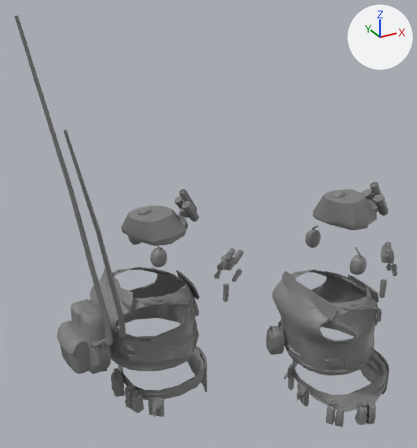
An edit to the glTF model art/parts/inf_kit/demo_squad.glb, drawn before and after from the same camera.
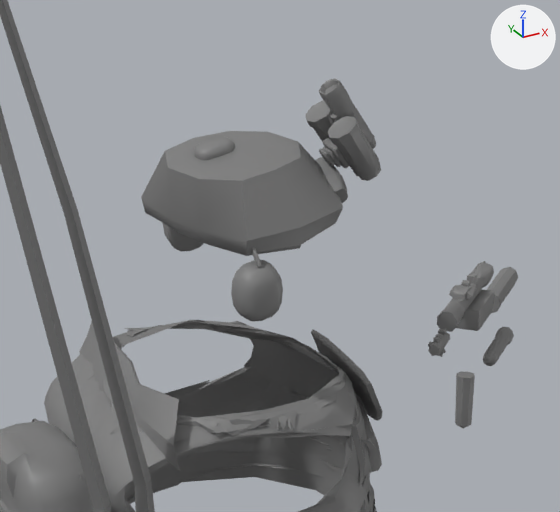
The first picture shows the older version from a 50 mm lens placed at (-1.34, -1.84, 2.71), pointed at (-0.2, 0.24, 1.67). The close-ups show the older and then the newer version on the part from 18% to 62% of the width and 36% to 74% of the height of that picture. Only the edits that show in the close-ups are written down. Arrows for +X, +Y and +Z are at upper right; the lights stay in place. Vertices at exactly the same position are counted once.

In view in the first close-up: 'kit_armour_1_carrier_demo_b', 'kit_armour_1_helmet_cover_demo_b', 'kit_armour_2_throat_demo_b', 'kit_armour_3_yoke_demo_b', 'kit_firepower_1_foregrip_demo_b', 'kit_firepower_2_lpvo_demo_b', 'kit_firepower_2_weapon_light_demo_b', 'kit_sensors_1_headset_L_demo_b', 'kit_sensors_2_nvg_mono_demo_b', 'kit_sensors_2_whip_short_demo_b', 'kit_sensors_3_nvg_bino_demo_b', 'kit_sensors_3_radio_pack_demo_b', 'kit_sensors_3_whip_long_demo_b' and 6 more.
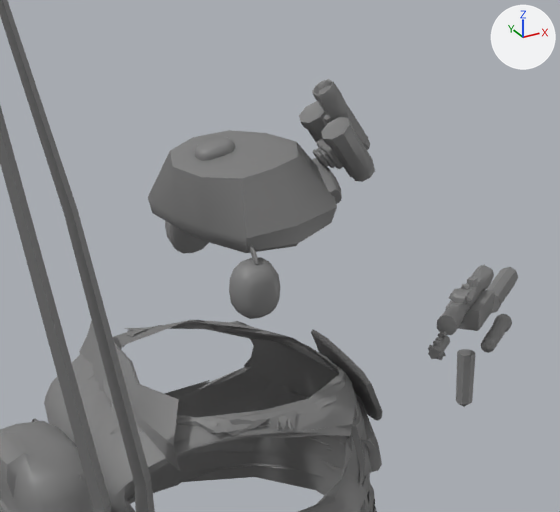
What differs and where, as boxes (x1, y1, x2, y2) in the close-ups (560 x 512 px):
'kit_armour_1_helmet_cover_demo_b', reshaped (6% narrower)
    before: (141, 131, 343, 256)
    after: (148, 130, 337, 253)
'kit_sensors_3_nvg_bino_demo_b', moved
    before: (305, 100, 381, 181)
    after: (299, 101, 375, 182)
'kit_sensors_1_headset_L_demo_b', moved
    before: (231, 247, 283, 322)
    after: (229, 244, 280, 319)
'kit_sensors_2_nvg_mono_demo_b', moved
    before: (319, 78, 376, 166)
    after: (312, 79, 370, 167)
'kit_firepower_2_lpvo_demo_b', moved
    before: (437, 261, 494, 332)
    after: (437, 264, 494, 335)
'kit_firepower_1_foregrip_demo_b', reshaped
    before: (455, 371, 475, 428)
    after: (456, 349, 475, 407)
'kit_firepower_2_weapon_light_demo_b', moved
    before: (483, 327, 514, 366)
    after: (481, 314, 512, 353)
part 2 of me_kit_firepower_1_foregrip_demo_b, deleted
    before: (455, 371, 475, 428)
part 3 of me_kit_firepower_1_foregrip_demo_b, added
    after: (456, 349, 475, 407)

Patch to the scene script:
```diff
--- a/art/parts/inf_kit/demo_squad.glb.py
+++ b/art/parts/inf_kit/demo_squad.glb.py
@@ me_kit_armour_1_helmet_cover_demo_b @@
-me_kit_armour_1_helmet_cover_demo_b.from_pydata(...)  # 38 vertices, 62 faces; spans x -0.542..-0.269, y 0.221..0.476, z 1.622..1.746
+me_kit_armour_1_helmet_cover_demo_b.from_pydata(...)  # 38 vertices, 62 faces; spans x -0.534..-0.275, y 0.228..0.471, z 1.622..1.746
+# me_kit_armour_1_helmet_cover_demo_b part 1: 38 of 38 vertices moved; they spanned x -0.542..-0.269, y 0.221..0.476, z 1.622..1.746 and now span x -0.534..-0.275, y 0.228..0.471, z 1.622..1.746; mean shift (0.002, -0.002, 0.0)
 me_kit_armour_1_helmet_cover_demo_b.materials.append(mat_kit_stub)
@@ me_kit_firepower_1_foregrip_demo_b @@
-me_kit_firepower_1_foregrip_demo_b.from_pydata(...)  # 17 vertices, 30 faces; spans x 0.0031..0.042, y 0.4321..0.4712, z 1.0898..1.191
+me_kit_firepower_1_foregrip_demo_b.from_pydata(...)  # 17 vertices, 30 faces; spans x 0.0066..0.0455, y 0.4365..0.4756, z 1.1301..1.2313
+# me_kit_firepower_1_foregrip_demo_b part 2: 17 vertices removed from x 0.0031..0.042, y 0.4321..0.4712, z 1.0898..1.191
+# me_kit_firepower_1_foregrip_demo_b part 3: 17 vertices added at x 0.0066..0.0455, y 0.4365..0.4756, z 1.1301..1.2313
 me_kit_firepower_1_foregrip_demo_b.materials.append(mat_kit_stub)
@@ me_kit_firepower_2_lpvo_demo_b @@
-me_kit_firepower_2_lpvo_demo_b.from_pydata(...)  # 163 vertices, 326 faces; spans x -0.084..0.124, y 0.34..0.553, z 1.308..1.381
+me_kit_firepower_2_lpvo_demo_b.from_pydata(...)  # 163 vertices, 326 faces; spans x -0.084..0.124, y 0.34..0.552, z 1.302..1.375
+# me_kit_firepower_2_lpvo_demo_b part 4: the whole mesh is moved by (-0.001, -0.001, -0.006)
 me_kit_firepower_2_lpvo_demo_b.materials.append(mat_kit_stub)
@@ me_kit_firepower_2_weapon_light_demo_b @@
-me_kit_firepower_2_weapon_light_demo_b.from_pydata(...)  # 110 vertices, 216 faces; spans x 0.0267..0.1362, y 0.3865..0.4976, z 1.2135..1.2556
+me_kit_firepower_2_weapon_light_demo_b.from_pydata(...)  # 110 vertices, 216 faces; spans x 0.0259..0.1353, y 0.3918..0.5029, z 1.2366..1.2788
+# me_kit_firepower_2_weapon_light_demo_b part 5: the whole mesh is moved by (-0.0009, 0.0053, 0.0231)
 me_kit_firepower_2_weapon_light_demo_b.materials.append(mat_kit_stub)
@@ me_kit_sensors_1_headset_l_demo_b @@
-me_kit_sensors_1_headset_l_demo_b.from_pydata(...)  # 144 vertices, 280 faces; spans x -0.4919..-0.4219, y 0.1893..0.2452, z 1.531..1.6499
+me_kit_sensors_1_headset_l_demo_b.from_pydata(...)  # 144 vertices, 280 faces; spans x -0.4915..-0.4215, y 0.1984..0.2543, z 1.531..1.6499
+# me_kit_sensors_1_headset_l_demo_b part 6: the whole mesh is moved by (0.0005, 0.0091, 0.0)
 me_kit_sensors_1_headset_l_demo_b.materials.append(mat_kit_stub)
@@ me_kit_sensors_2_nvg_mono_demo_b @@
-me_kit_sensors_2_nvg_mono_demo_b.from_pydata(...)  # 180 vertices, 348 faces; spans x -0.296..-0.208, y 0.3158..0.3549, z 1.6878..1.8173
+me_kit_sensors_2_nvg_mono_demo_b.from_pydata(...)  # 180 vertices, 348 faces; spans x -0.3056..-0.2176, y 0.3169..0.3559, z 1.6878..1.8173
+# me_kit_sensors_2_nvg_mono_demo_b part 7: the whole mesh is moved by (-0.0097, 0.0011, 0.0)
 me_kit_sensors_2_nvg_mono_demo_b.materials.append(mat_kit_stub)
@@ me_kit_sensors_3_nvg_bino_demo_b @@
-me_kit_sensors_3_nvg_bino_demo_b.from_pydata(...)  # 176 vertices, 336 faces; spans x -0.3013..-0.2189, y 0.2743..0.3963, z 1.6693..1.7706
+me_kit_sensors_3_nvg_bino_demo_b.from_pydata(...)  # 176 vertices, 336 faces; spans x -0.311..-0.2286, y 0.2754..0.3974, z 1.6693..1.7706
+# me_kit_sensors_3_nvg_bino_demo_b part 8: the whole mesh is moved by (-0.0097, 0.0011, 0.0)
 me_kit_sensors_3_nvg_bino_demo_b.materials.append(mat_kit_stub)
```
